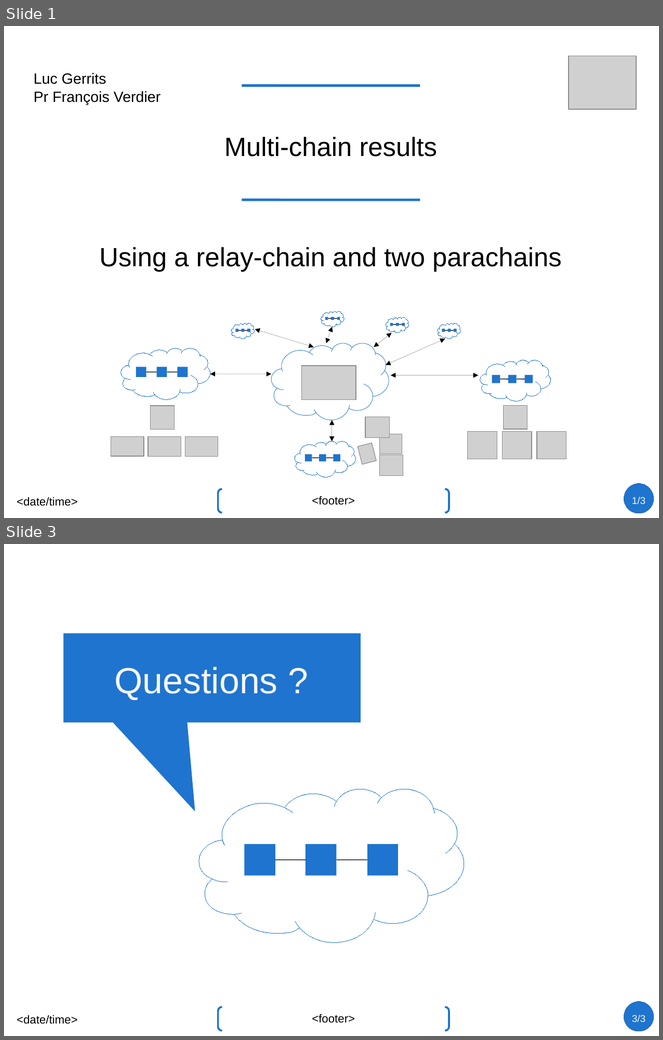
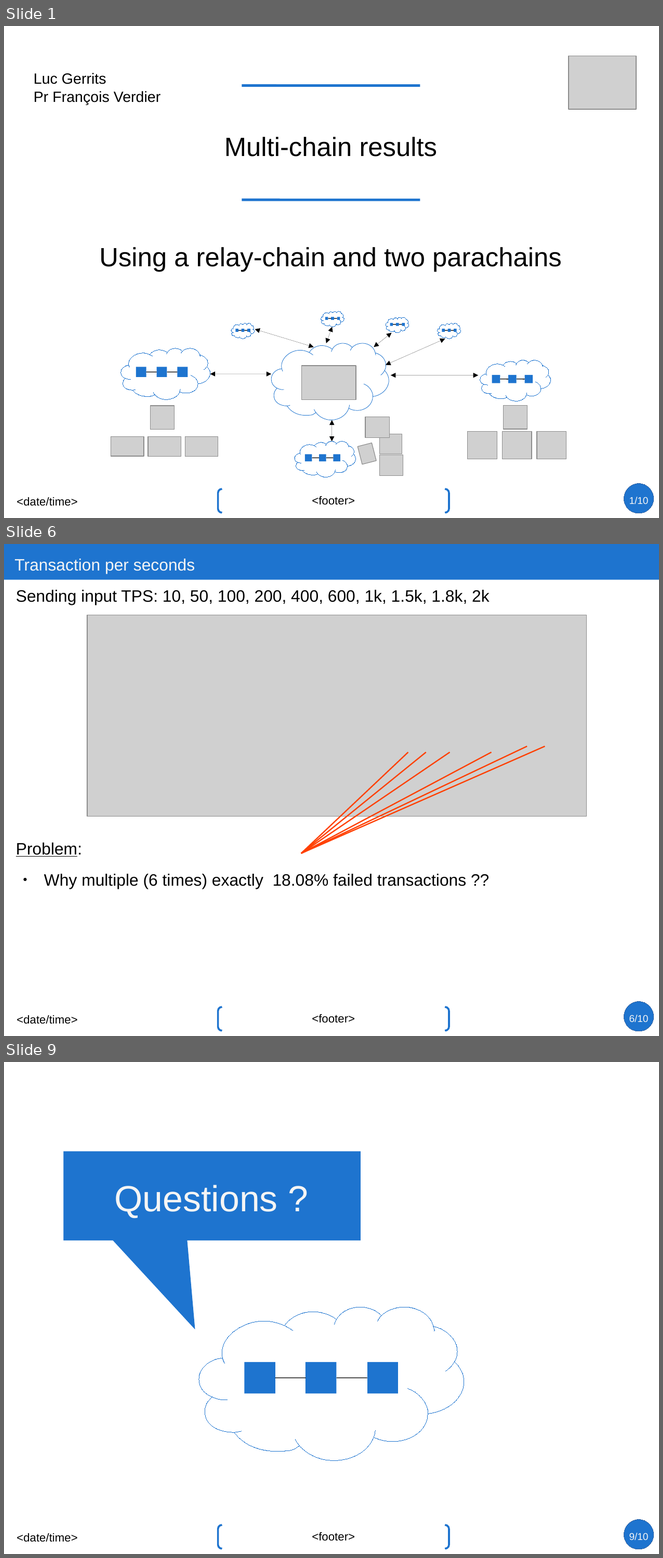
Before and after one commit to lucgerrits/sim-multichain-with-polkadot-and-substrate, a slide deck: results/Results discussions.odp. Shown one above the other, each under a label of ours: slides 1 and 3 before the commit, slides 1, 6 and 9 after it; the slides between them are not shown. The pictures are 663x1040 and 663x1558 pixels, drawn with LibreOffice and Linux fonts; fonts in the diff are those of the drawing; grey boxes stand for pictures. Boxes give left, top, right and bottom in pixels: in the first picture for what was removed or moved away, otherwise in the second. Text is boxed around its words. In the diff, an @@ line names an element or a change of style, - is before the commit and + after.

```diff
--- a/results/Results discussions.odp
+++ b/results/Results discussions.odp
@@ slide 6 added at bbox=[4, 544, 659, 1036], background #FFFFFF; not listed: 5 template elements that a slide beside it also shows @@
@@ rectangle added at bbox=[4, 544, 659, 580], fill #1E74CF @@
@@ title added at bbox=[14, 559, 195, 574], 20 pt, text #F5F5F5 @@
+Transaction per seconds
@@ text added at bbox=[16, 590, 490, 889], 20 pt, text #000000 @@
+Sending input TPS: 10, 50, 100, 200, 400, 600, 1k, 1.5k, 1.8k, 2k
+Problem:
+● Why multiple (6 times) exactly 18.08% failed transactions ??
@@ picture added at bbox=[87, 615, 587, 816] @@
@@ line added from (545, 746) to (301, 853), #FF4000 1.5 pt @@
@@ line added from (527, 746) to (301, 853), #FF4000 1.5 pt @@
@@ line added from (492, 752) to (301, 853), #FF4000 1.5 pt @@
@@ line added from (450, 752) to (301, 853), #FF4000 1.5 pt @@
@@ line added from (408, 752) to (301, 853), #FF4000 1.5 pt @@
@@ line added from (426, 752) to (301, 853), #FF4000 1.5 pt @@
@@ page number at bbox=[630, 497, 649, 504]: text changed @@
-1/3
+1/10
@@ what was slide 3 is now slide 9 @@
@@ page number at bbox=[630, 1533, 649, 1540]: text changed @@
-3/3
+9/10
```
Also in this commit, not shown: 1 slide changed, 6 other slides added.
